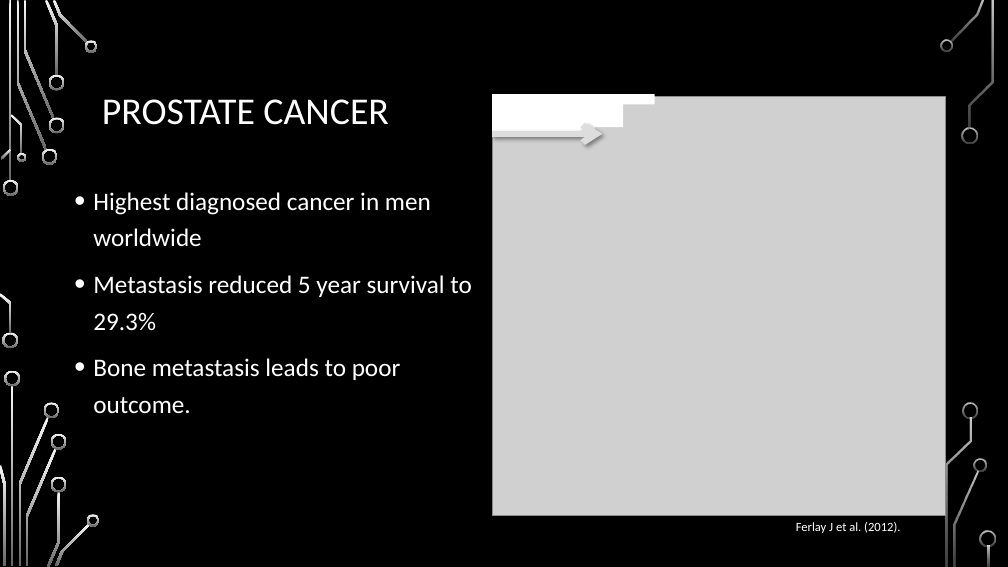
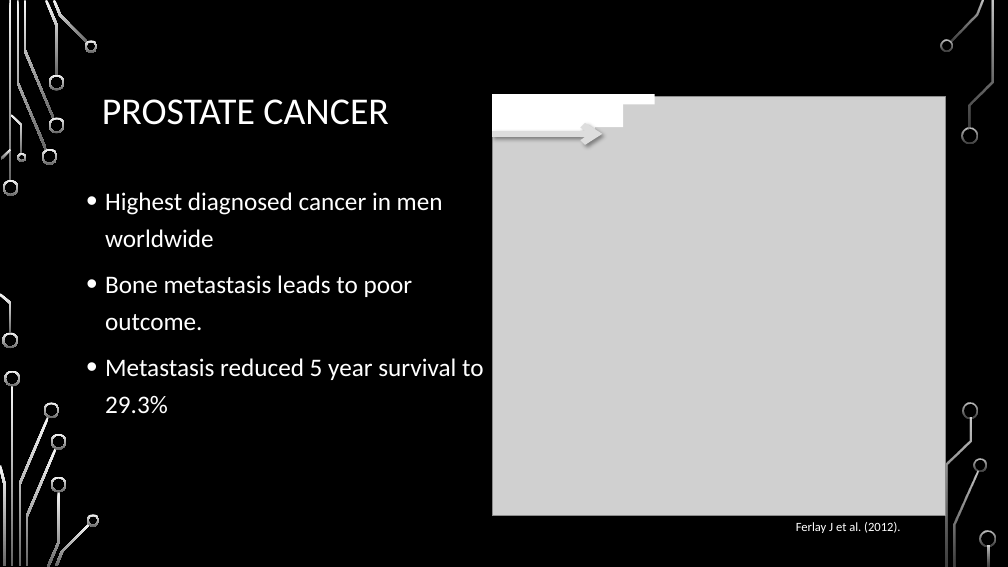
Before and after one commit to HarleyRobinson/Honours2, a slide deck: slide 2 of BackgroundInfo/MeetingSept.pptx. Drawn at 1008x567 pixels with LibreOffice and Linux fonts; fonts in the diff are those of the drawing; grey boxes stand for pictures; background and template pictures are left out. Boxes give left, top, right and bottom in pixels: in the first picture for what was removed or moved away, otherwise in the second. Text is boxed around its words. In the diff, an @@ line names an element or a change of style, - is before the commit and + after.

```diff
--- a/BackgroundInfo/MeetingSept.pptx
+++ b/BackgroundInfo/MeetingSept.pptx
@@ text "Highest diagnosed cancer in men ...": place and size @@
-text "Highest diagnosed cancer in men ..." at (93,192,471,413)
+text "Highest diagnosed cancer in men ..." at (105,192,483,414)
@@ text at (105,275,413,330): paragraph added @@
+• Bone metastasis leads to poor outcome.
@@ text at (93,358,401,413): paragraph removed @@
-• Bone metastasis leads to poor outcome.
```
Also in this commit, not shown: 6 other slides changed, 6 slides added, 1 slide removed, 14 other files.
